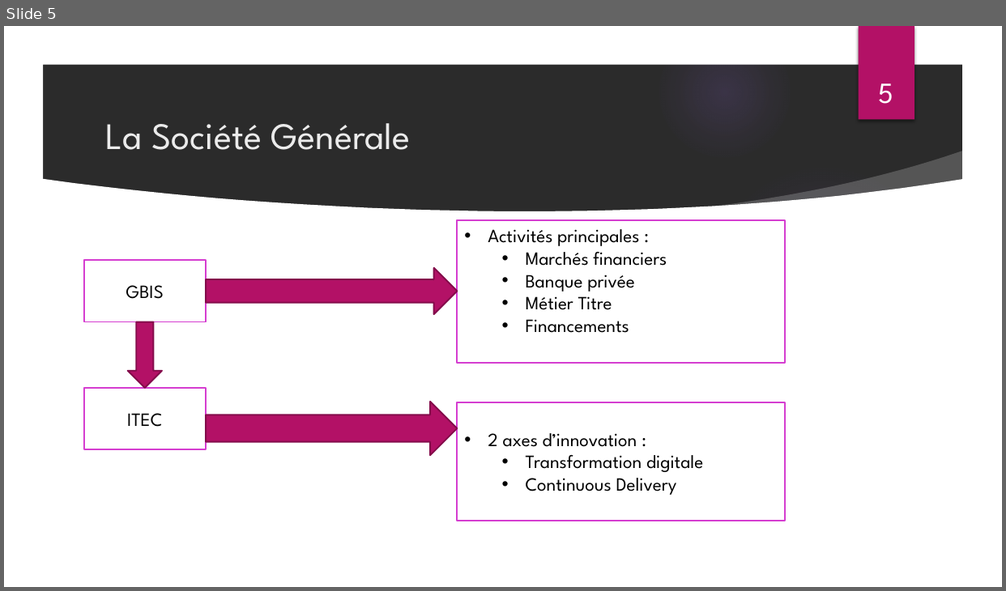
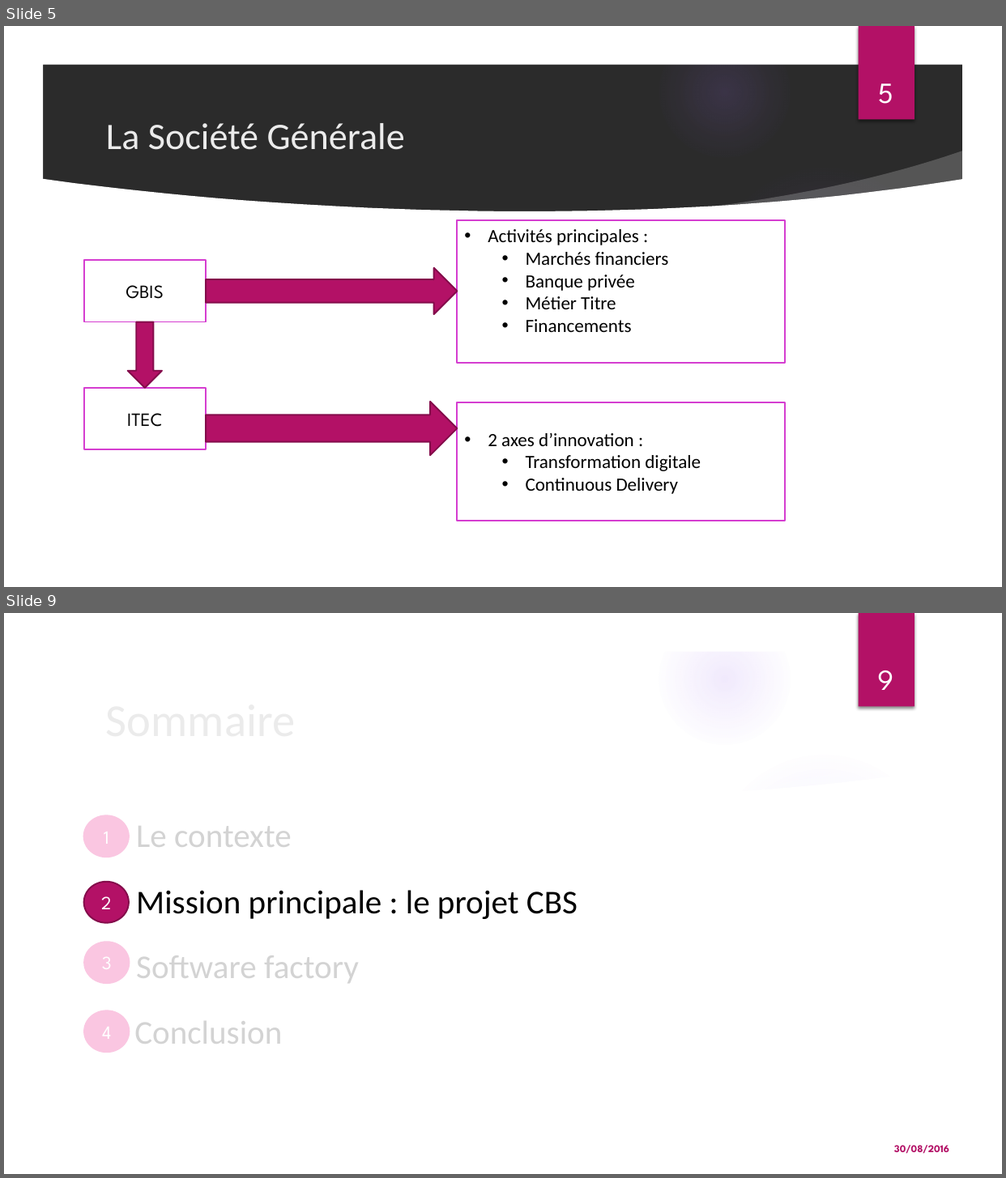
Before and after one commit to Thin-hinane/Rapport-de-stage-, a slide deck: PROJET IT DE GESTION DES OBLIGATIONS SECURISEES CBS.pptx. Shown one above the other, each under a label of ours: slide 5 before the commit, slides 5 and 9 after it; the slides between them are not shown. The pictures are 1006x591 and 1006x1178 pixels, drawn with LibreOffice and Linux fonts; fonts in the diff are those of the drawing; background and template pictures are left out; a plain dark background stands for a picture behind light text. Boxes give left, top, right and bottom in pixels: in the first picture for what was removed or moved away, otherwise in the second. Text is boxed around its words. In the diff, an @@ line names an element or a change of style, - is before the commit and + after.

```diff
--- a/PROJET IT DE GESTION DES OBLIGATIONS SECURISEES CBS.pptx
+++ b/PROJET IT DE GESTION DES OBLIGATIONS SECURISEES CBS.pptx
@@ slide 9 added at (4, 613, 1002, 1174), background picture (left out); not listed: 9 template elements that a slide beside it also shows @@
@@ page number added at (877, 671, 893, 690), 28 pt, text #FFFFFF @@
+9
@@ title added at (98, 692, 816, 750), 44.1 pt, text #EBEBEB @@
+Sommaire
@@ ellipse added at (84, 815, 129, 857), fill #FAC6E1, outline #FAC6E1 1.5 pt, 18 pt, text #FFFFFF @@
+1
@@ text added at (136, 826, 292, 847), 32 pt, text #D3D3D3 @@
+Le contexte
@@ ellipse added at (84, 882, 129, 923), fill #B31166, outline #840D4B 1.5 pt, 18 pt, text #FFFFFF @@
+2
@@ text added at (136, 890, 577, 919), 32 pt, text #000000 @@
+Mission principale : le projet CBS
@@ ellipse added at (84, 943, 129, 983), fill #FAC6E1, outline #FAC6E1 1.5 pt, 18 pt, text #FFFFFF @@
+3
@@ text added at (136, 956, 359, 983), 32 pt, text #D3D3D3 @@
+Software factory
@@ ellipse added at (84, 1012, 129, 1053), fill #FAC6E1, outline #FAC6E1 1.5 pt, 18 pt, text #FFFFFF @@
+4
@@ text added at (134, 1021, 282, 1044), 32 pt, text #D3D3D3 @@
+Conclusion
@@ text added at (894, 1145, 949, 1154), 10 pt, text #B31166, bold @@
+30/08/2016
@@ slide 5 changed as well @@
@@ font League Spartan to Calibri in 3 elements at (106, 123, 405, 150), (457, 220, 785, 363), (457, 403, 785, 521) @@
```
Also in this commit, not shown: 5 other slides changed, 15 other slides added.
